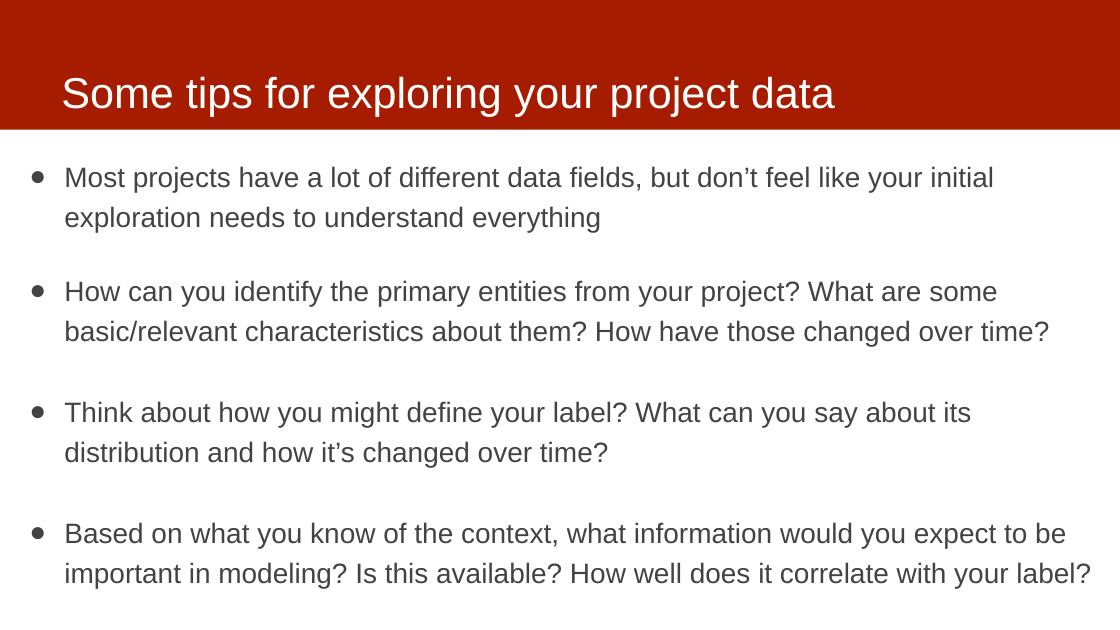
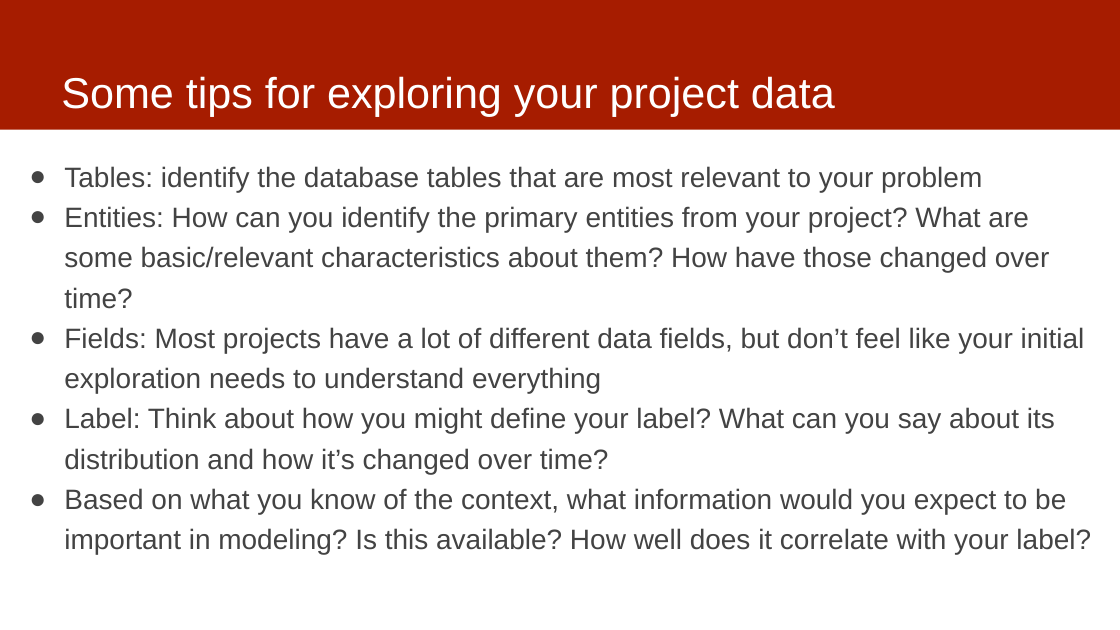
Before and after one commit to dssg/mlforpublicpolicylab, a slide deck: slide 7 of 03 - Data Exploration, Analytical Formulation, and Baselines/data-exploration.pptx (slide 12 before the commit). Drawn at 1120x630 pixels with LibreOffice and Linux fonts; fonts in the diff are those of the drawing. Boxes give left, top, right and bottom in pixels: in the first picture for what was removed or moved away, otherwise in the second. Text is boxed around its words. In the diff, an @@ line names an element or a change of style, - is before the commit and + after.

Commit message:
updated data

```diff
--- a/03 - Data Exploration, Analytical Formulation, and Baselines/data-exploration.pptx
+++ b/03 - Data Exploration, Analytical Formulation, and Baselines/data-exploration.pptx
@@ text at bbox=[64, 166, 1085, 474]: text changed @@
-● Most projects have a lot of different data fields, but don’t feel like your initial exploration needs to understand everything
-● How can you identify the primary entities from your project? What are some basic/relevant characteristics about them? How have those changed over time?
-● Think about how you might define your label? What can you say about its distribution and how it’s changed over time?
+● Tables: identify the database tables that are most relevant to your problem
+● Entities: How can you identify the primary entities from your project? What are some basic/relevant characteristics about them? How have those changed over time?
+● Fields: Most projects have a lot of different data fields, but don’t feel like your initial exploration needs to understand everything
+● Label: Think about how you might define your label? What can you say about its distribution and how it’s changed over time?
```
Also in this commit, not shown: 1 slide added.
